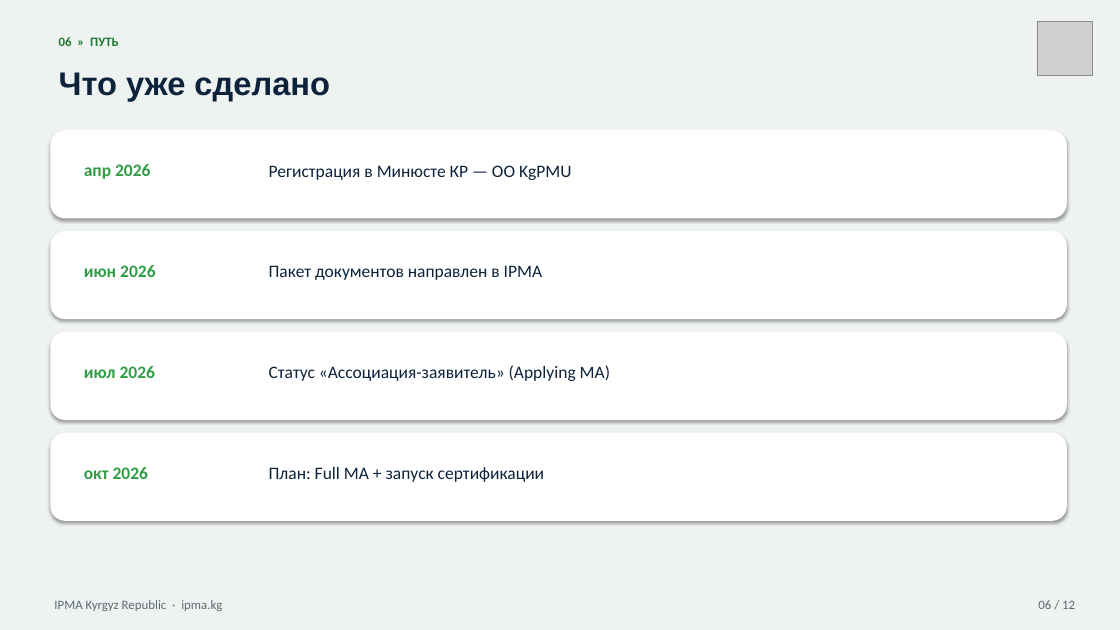
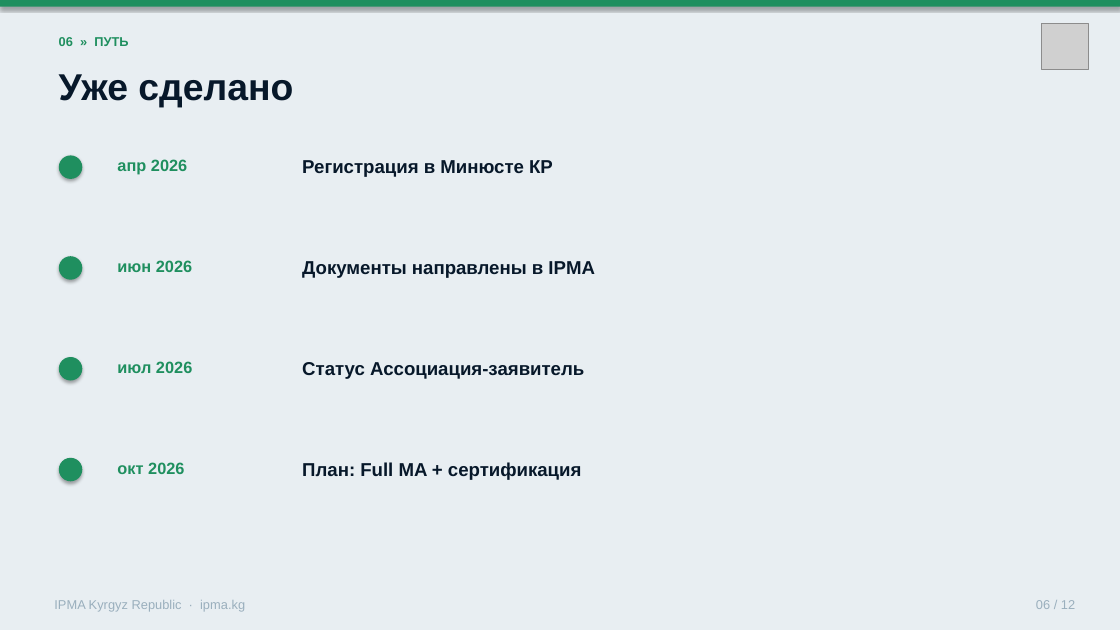
Before and after one commit to umekishev/umekishev, a slide deck: slide 6 of presentations/IPMA_Kyrgyzstan_CoD_Presentation.pptx. Drawn at 1120x630 pixels with LibreOffice and Linux fonts; fonts in the diff are those of the drawing; grey boxes stand for pictures. Boxes give left, top, right and bottom in pixels: in the first picture for what was removed or moved away, otherwise in the second. Text is boxed around its words. In the diff, an @@ line names an element or a change of style, - is before the commit and + after.

```diff
--- a/presentations/IPMA_Kyrgyzstan_CoD_Presentation.pptx
+++ b/presentations/IPMA_Kyrgyzstan_CoD_Presentation.pptx
@@ rectangle at (0,0,1120,630): fill #EEF2F1 to #E8EEF2 @@
@@ rectangle added at (0,0,1120,7), fill #1F8F5F @@
@@ text "06 » ПУТЬ" at (59,37,128,46): font Calibri to Arial, text colour #1F7A34 to #1F8F5F @@
@@ picture: place and size @@
-picture at (1038,21,1092,76)
+picture at (1042,24,1088,70)
@@ text at (59,74,293,107): text changed; size 28 to 32 pt; text colour #0D223B to #07182A @@
-Что уже сделано
+Уже сделано
@@ rounded rectangle removed at (50,130,1067,218) @@
@@ ellipse added at (59,155,82,179), fill #1F8F5F @@
@@ text at (302,160,553,177): text changed; size 15 to 16 pt; font Calibri to Arial; text colour #0D223B to #07182A; bold on @@
-Регистрация в Минюсте КР — ОО KgPMU
+Регистрация в Минюсте КР
@@ rounded rectangle removed at (50,231,1067,319) @@
@@ ellipse added at (59,256,82,280), fill #1F8F5F @@
@@ text at (302,261,595,278): text changed; size 15 to 16 pt; font Calibri to Arial; text colour #0D223B to #07182A; bold on @@
-Пакет документов направлен в IPMA
+Документы направлены в IPMA
@@ rounded rectangle removed at (50,332,1067,420) @@
@@ ellipse added at (59,357,82,381), fill #1F8F5F @@
@@ text at (302,362,584,379): text changed; size 15 to 16 pt; font Calibri to Arial; text colour #0D223B to #07182A; bold on @@
-Статус «Ассоциация-заявитель» (Applying MA)
+Статус Ассоциация-заявитель
@@ rounded rectangle removed at (50,433,1067,521) @@
@@ ellipse added at (59,458,82,481), fill #1F8F5F @@
@@ 4 texts: place and size @@
-4 texts at (84,164,155,479)
+4 texts at (117,159,192,474)
@@ size 15 to 14 pt, font Calibri to Arial, text colour #2F9E44 to #1F8F5F in 4 elements at (117,159,187,175), (117,260,192,272), (117,361,192,373), (117,462,184,474) @@
@@ text at (302,462,582,480): text changed; size 15 to 16 pt; font Calibri to Arial; text colour #0D223B to #07182A; bold on @@
-План: Full MA + запуск сертификации
+План: Full MA + сертификация
@@ text "IPMA Kyrgyz Republic · ipma.kg" at (54,600,245,612): font Calibri to Arial, text colour #5C6B72 to #9AAFBD @@
@@ text "06 / 12" at (1036,600,1075,609): font Calibri to Arial, text colour #5C6B72 to #9AAFBD @@
```
Also in this commit, not shown: 11 other slides changed, 1 other file.
